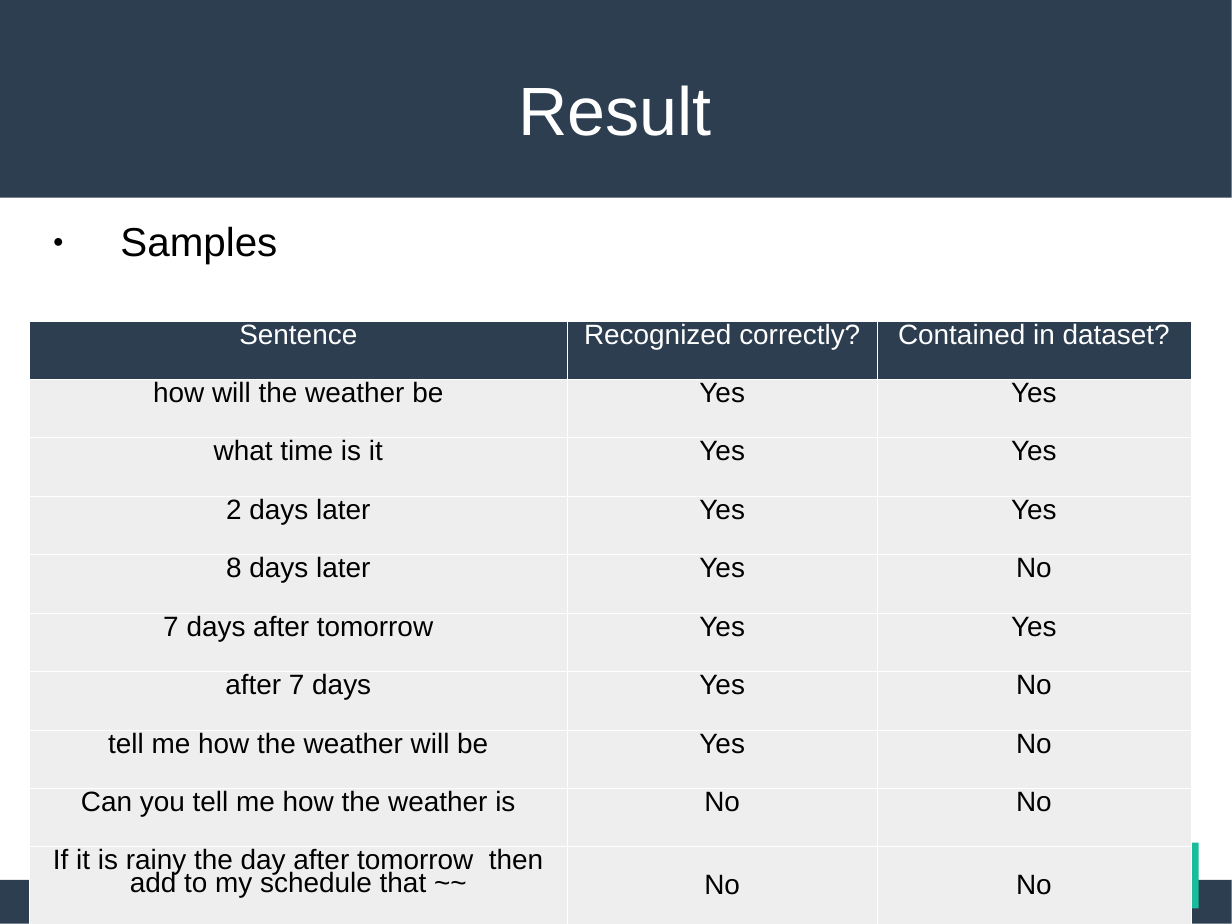
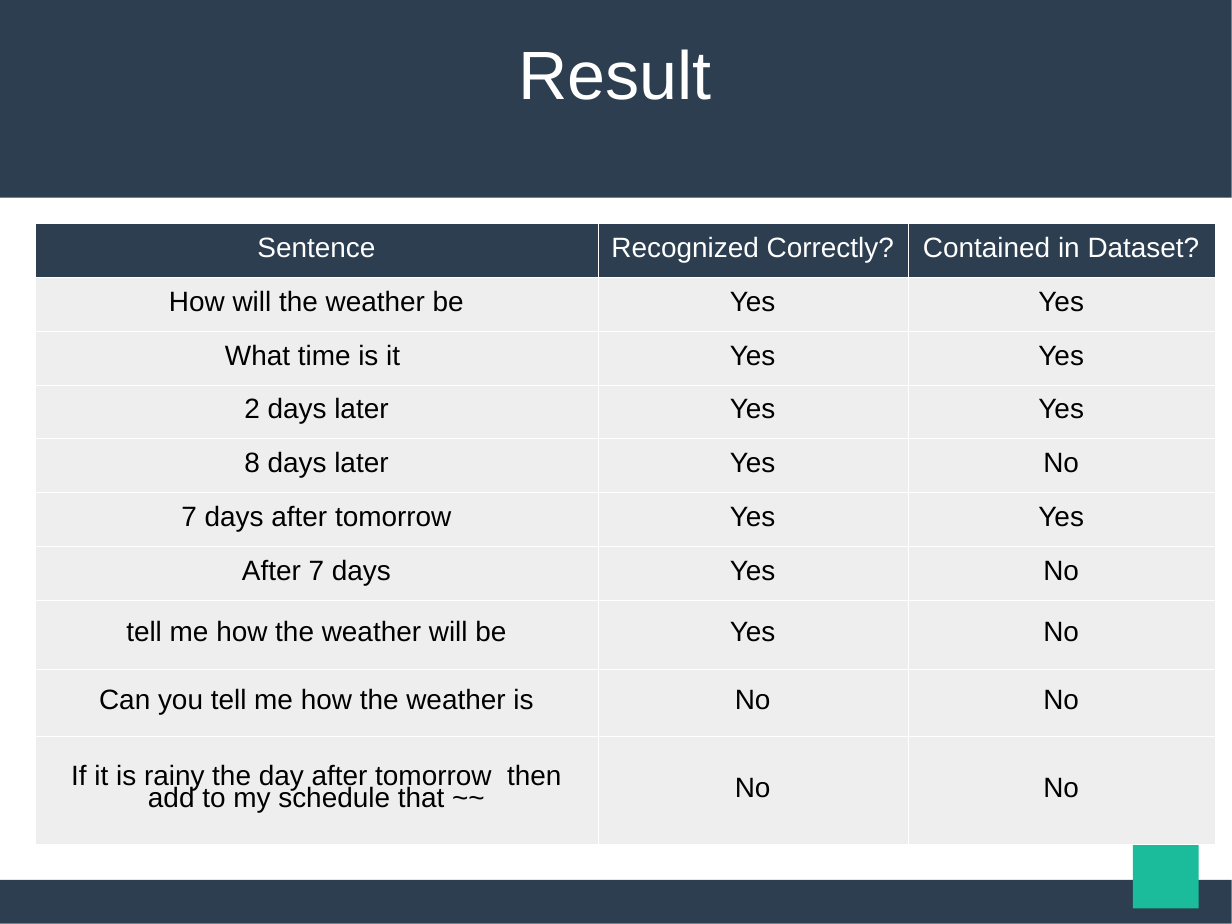
Before and after one commit to maekawatoshiki/neural-machine-translation-demo, a slide deck: slide 21 of NY_slide.ppt (slide 20 before the commit). Drawn at 1232x924 pixels with LibreOffice and Linux fonts; fonts in the diff are those of the drawing. Boxes give left, top, right and bottom in pixels: in the first picture for what was removed or moved away, otherwise in the second. Text is boxed around its words. In the diff, an @@ line names an element or a change of style, - is before the commit and + after.

```diff
--- a/NY_slide.ppt
+++ b/NY_slide.ppt
@@ title "Result": place and size @@
-title "Result" at <box>518,85,711,136</box>
+title "Result" at <box>518,49,711,100</box>
@@ table at <box>36,224,1215,844</box> @@
-row 1, column 2: Recognized correctly?
+row 1, column 2: Recognized Correctly?
-row 1, column 3: Contained in dataset?
+row 1, column 3: Contained in Dataset?
-row 2, column 1: how will the weather be
+row 2, column 1: How will the weather be
-row 3, column 1: what time is it
+row 3, column 1: What time is it
-row 7, column 1: after 7 days
+row 7, column 1: After 7 days
@@ line spacing 0.71 to 0.76 @@
@@ table: place and size @@
-table at <box>29,321,1192,924</box>
+table at <box>36,224,1215,844</box>
@@ subtitle removed at <box>120,226,277,264</box> @@
-● Samples
```
Also in this commit, not shown: 18 other slides changed, 2 slides added, 2 other files.
